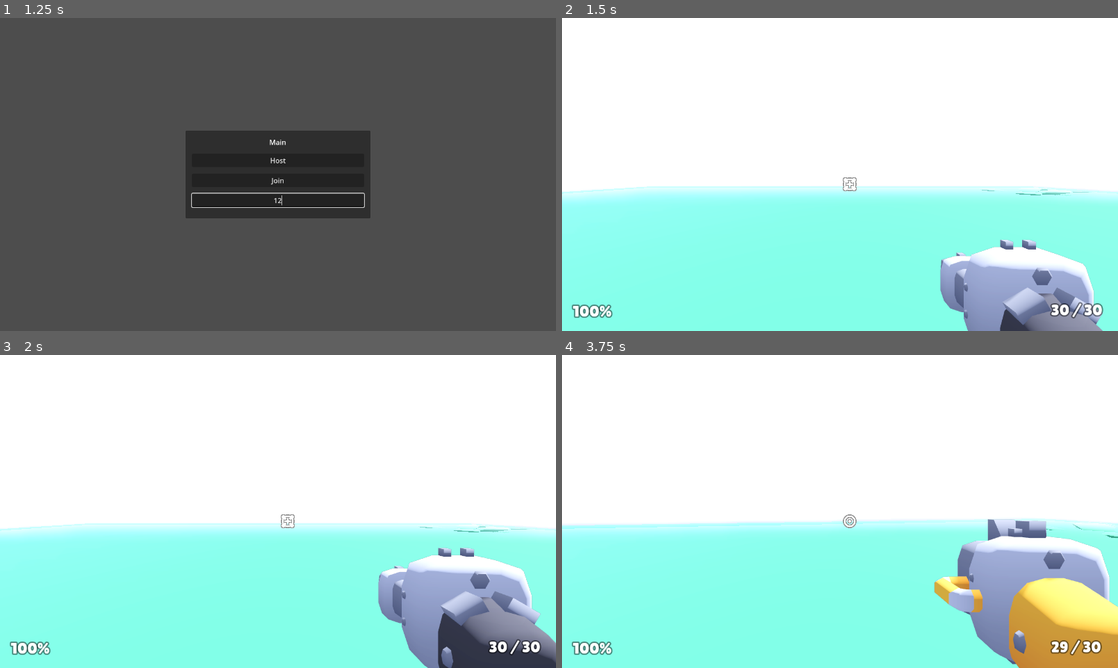
Above: before the commit, frames 1-4 (two rows, left to right).
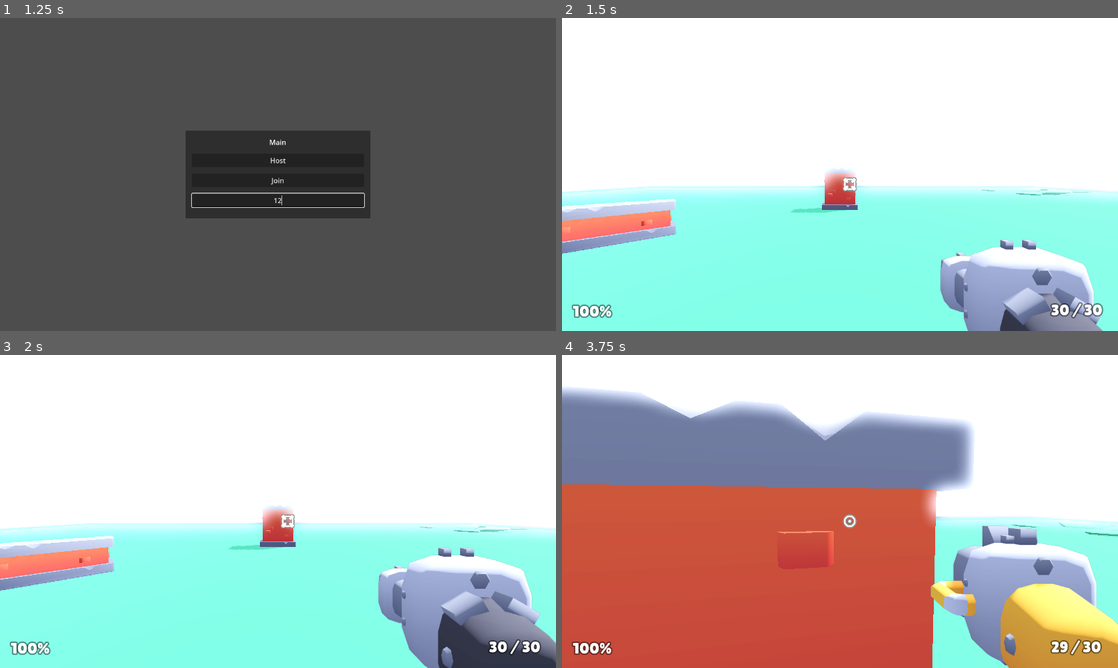
Above: after the commit, the same moments.

Repository: maidangkhanh/Blasher
Game: Godot game, scene res://scenes/main.tscn
Two runs of this game, one before a commit and one after it. Both use one fixed random seed, a clock stepped at 60 frames per second and the inputs below.
Inputs (mouse positions are in pixels of both pictures, inside the frame that each line leads up to):
- Up to frame 1 (1.25 s): click (278, 199) at 0.52 s; type "12" at 0.6 s
- Up to frame 2 (1.5 s): click "Host" at 1.25 s
- Up to frame 3 (2 s): no input
- Up to frame 4 (3.75 s): tap Enter at 2 s; move the mouse to (867, 511) at 2.02 s; hold W (move_forward) from 2.03 s (still down); click (867, 511) at 2.1 s; tap Space (jump) at 2.27, 3.02 s; move the mouse to (812, 511) at 2.77 s; tap E (weapon_toggle) at 2.85 s; move the mouse to (851, 505) at 3.52 s; click (851, 505) at 3.6 s

Frame 1 is identical in both runs. In frame 2, 3.4% of the frame differs, in the area x 0-54%, y 48-76%; in frame 3, 3.4%; in frame 4, 63%, in the area x 0-100%, y 10-100%.

Commit message:
fix muzzle flash

Diff:
--- a/Starter-Kit-FPS-44334edba0bd0d6efa00fbe5c6fe5b5813655302/objects/player.gd
+++ b/Starter-Kit-FPS-44334edba0bd0d6efa00fbe5c6fe5b5813655302/objects/player.gd
@@ -112,11 +112,6 @@
 
 	previously_floored = is_on_floor()
 
-	# Falling/respawning
-
-	# TODO: fix handle death
-	# if position.y < -10:
-	# 	reset_scence()
 
 # Mouse movement
 func _input(event):
@@ -224,31 +219,7 @@
 		# Shoot the weapon, amount based on shot count
 		weapon.shoot()
 		ammo_update()
-		for n in weapon.shot_count:
-
-			raycast.target_position.x = randf_range(-weapon.spread, weapon.spread)
-			raycast.target_position.y = randf_range(-weapon.spread, weapon.spread)
-
-			raycast.force_raycast_update()
-
-			if !raycast.is_colliding(): continue # Don't create impact when raycast didn't hit
-
-			var collider = raycast.get_collider()
-
-			# Hitting an enemy
-			if collider.has_method("damage"):
-				collider.damage.rpc(weapon.damage)
-
-			# Creating an impact animation
-			var impact = preload("res://objects/impact.tscn")
-			var impact_instance = impact.instantiate()
-
-			impact_instance.play("shot")
-
-			get_tree().root.add_child(impact_instance)
-
-			impact_instance.position = raycast.get_collision_point() + (raycast.get_collision_normal() / 10)
-			impact_instance.look_at(camera.global_transform.origin, Vector3.UP, true)
+#
 
 # Toggle between available weapons (listed in 'weapons')
 func action_weapon_toggle():
--- a/Starter-Kit-FPS-44334edba0bd0d6efa00fbe5c6fe5b5813655302/objects/player.tscn
+++ b/Starter-Kit-FPS-44334edba0bd0d6efa00fbe5c6fe5b5813655302/objects/player.tscn
@@ -92,7 +92,8 @@
 visible = false
 
 [node name="MuzzleFlash" type="AnimatedSprite3D" parent="Head/Camera"]
-transform = Transform3D(1, 0, 0, 0, 1, 0, 0, 0, 1, 0.50461, -0.258171, -0.699283)
+transform = Transform3D(1, 0, 0, 0, 1, 0, 0, 0, 1, 0.505, -0.258, -0.7)
+visible = false
 sprite_frames = ExtResource("4_m6ukc")
 frame = 2
 frame_progress = 1.0
--- a/Starter-Kit-FPS-44334edba0bd0d6efa00fbe5c6fe5b5813655302/scenes/main.tscn
+++ b/Starter-Kit-FPS-44334edba0bd0d6efa00fbe5c6fe5b5813655302/scenes/main.tscn
@@ -1,10 +1,12 @@
-[gd_scene load_steps=10 format=3 uid="uid://dxvvlck8lej3f"]
+[gd_scene load_steps=12 format=3 uid="uid://dxvvlck8lej3f"]
 
 [ext_resource type="Script" path="res://scenes/main.gd" id="1_lohhv"]
 [ext_resource type="Environment" uid="uid://jvmpkdwaeaq" path="res://scenes/main-environment.tres" id="1_q8fpv"]
 [ext_resource type="Script" path="res://scripts/hud.gd" id="2_hgkro"]
 [ext_resource type="FontFile" uid="uid://biqtga8moh7ah" path="res://fonts/lilita_one_regular.ttf" id="3_ywv7x"]
+[ext_resource type="PackedScene" uid="uid://r7rt7pth4u7o" path="res://objects/wall_low.tscn" id="6_lejwk"]
 [ext_resource type="PackedScene" uid="uid://bvx5cvigosg0s" path="res://objects/platform_large_grass.tscn" id="7_wggef"]
+[ext_resource type="PackedScene" uid="uid://c71evdjblk5wp" path="res://objects/wall_high.tscn" id="7_yyawa"]
 
 [sub_resource type="LabelSettings" id="LabelSettings_hjpmg"]
 font = ExtResource("3_ywv7x")
@@ -182,6 +184,30 @@
 [node name="platform-large-grass" parent="Level" instance=ExtResource("7_wggef")]
 transform = Transform3D(10, 0, 0, 0, 1, 0, 0, 0, 10, 0, -0.5, 0)
 
+[node name="wall-low" parent="Level" instance=ExtResource("6_lejwk")]
+transform = Transform3D(1, 0, 0, 0, 1, 0, 0, 0, 1, -11, 0, 0)
+
+[node name="wall-low5" parent="Level" instance=ExtResource("6_lejwk")]
+transform = Transform3D(0.707107, 0, 0.707107, 0, 1, 0, -0.707107, 0, 0.707107, -5, 0, -4)
+
+[node name="wall-low6" parent="Level" instance=ExtResource("6_lejwk")]
+transform = Transform3D(0.707107, 0, 0.707107, 0, 1, 0, -0.707107, 0, 0.707107, 5, 0, 4)
+
+[node name="wall-low2" parent="Level" instance=ExtResource("6_lejwk")]
+transform = Transform3D(1, 0, 0, 0, 1, 0, 0, 0, 1, -16, 0, 0)
+
+[node name="wall-low3" parent="Level" instance=ExtResource("6_lejwk")]
+transform = Transform3D(1, 0, 0, 0, 1, 0, 0, 0, 1, 16, 0, 0)
+
+[node name="wall-low4" parent="Level" instance=ExtResource("6_lejwk")]
+transform = Transform3D(1, 0, 0, 0, 1, 0, 0, 0, 1, 11, 0, 0)
+
+[node name="wall-high" parent="Level" instance=ExtResource("7_yyawa")]
+transform = Transform3D(1, 0, 0, 0, 1, 0, 0, 0, 1, 0, 0, 8)
+
+[node name="wall-high2" parent="Level" instance=ExtResource("7_yyawa")]
+transform = Transform3D(1, 0, 0, 0, 1, 0, 0, 0, 1, 0, 0, -8)
+
 [node name="Decoration" type="Node" parent="."]
 
 [node name="Players" type="Node" parent="."]
--- a/Starter-Kit-FPS-44334edba0bd0d6efa00fbe5c6fe5b5813655302/scenes/single_play.gd
+++ b/Starter-Kit-FPS-44334edba0bd0d6efa00fbe5c6fe5b5813655302/scenes/single_play.gd
@@ -1,23 +1,19 @@
 extends Node3D
 
-const PLAYER = preload("res://objects/player.tscn")
-const PORT = 9999
-var enet_peer = ENetMultiplayerPeer.new()
+@onready var hud = $CanvasLayer/HUD
+@onready var player = $Player
 
 # Called when the node enters the scene tree for the first time.
 func _ready():
-	pass
+	connect_signals(player)
 
 # Called every frame. 'delta' is the elapsed time since the previous frame.
 func _process(delta):
 	pass
 
-func add_player(peer_id):
-	var player = PLAYER.instantiate()
-	player.name = str(peer_id)
-	add_child(player)
-
-func remove_player(peer_id):
-	var player =  get_node_or_null(str(peer_id))
-	if player:
-		player.queue_free()
+func connect_signals(node:Player):
+		node.ammo_updated.connect(hud._on_player_ammo_updated)
+		node.reloading_start.connect(hud._on_player_reloading_start)
+		node.reloading_finish.connect(hud._on_player_reloading_finish)
+		node.reload_interupt.connect(hud._on_player_reload_interupt)
+		node.health_updated.connect(hud._on_player_health_updated)
--- a/Starter-Kit-FPS-44334edba0bd0d6efa00fbe5c6fe5b5813655302/scenes/single_play.tscn
+++ b/Starter-Kit-FPS-44334edba0bd0d6efa00fbe5c6fe5b5813655302/scenes/single_play.tscn
@@ -8,6 +8,26 @@
 [ext_resource type="PackedScene" uid="uid://dpm3l05d7fu35" path="res://objects/platform.tscn" id="4_jfxdf"]
 [ext_resource type="PackedScene" uid="uid://c71evdjblk5wp" path="res://objects/wall_high.tscn" id="5_xhsyh"]
 [ext_resource type="PackedScene" uid="uid://bvx5cvigosg0s" path="res://objects/platform_large_grass.tscn" id="6_k5v7i"]
+[ext_resource type="Script" path="res://scripts/hud.gd" id="9_rdtmw"]
+[ext_resource type="FontFile" uid="uid://biqtga8moh7ah" path="res://fonts/lilita_one_regular.ttf" id="10_wywv7"]
+
+[sub_resource type="LabelSettings" id="LabelSettings_hsifr"]
+font = ExtResource("10_wywv7")
+font_size = 36
+outline_size = 12
+outline_color = Color(0, 0, 0, 0.470588)
+
+[sub_resource type="LabelSettings" id="LabelSettings_w1h1l"]
+font = ExtResource("10_wywv7")
+font_size = 36
+outline_size = 12
+outline_color = Color(0, 0, 0, 0.470588)
+
+[sub_resource type="StyleBoxFlat" id="StyleBoxFlat_ts50e"]
+bg_color = Color(0, 0, 0, 0.705882)
+
+[sub_resource type="StyleBoxFlat" id="StyleBoxFlat_jgmxn"]
+bg_color = Color(0, 1, 0, 1)
 
 [node name="Single Play" type="Node3D"]
 script = ExtResource("1_ra4gc")
@@ -87,3 +107,100 @@
 [node name="MultiplayerSpawner" type="MultiplayerSpawner" parent="."]
 _spawnable_scenes = PackedStringArray("res://objects/player.tscn")
 spawn_path = NodePath("..")
+
+[node name="CanvasLayer" type="CanvasLayer" parent="."]
+
+[node name="HUD" type="Control" parent="CanvasLayer"]
+layout_mode = 3
+anchors_preset = 0
+offset_right = 40.0
+offset_bottom = 40.0
+script = ExtResource("9_rdtmw")
+
+[node name="Health" type="Label" parent="CanvasLayer/HUD"]
+layout_mode = 1
+anchors_preset = 8
+anchor_left = 0.5
+anchor_top = 0.5
+anchor_right = 0.5
+anchor_bottom = 0.5
+offset_left = 5.0
+offset_top = 630.0
+offset_right = 95.0
+offset_bottom = 675.0
+grow_horizontal = 2
+grow_vertical = 2
+size_flags_horizontal = 0
+size_flags_vertical = 8
+text = "100%"
+label_settings = SubResource("LabelSettings_hsifr")
+vertical_alignment = 2
+
+[node name="Crosshair" type="TextureRect" parent="CanvasLayer/HUD"]
+layout_mode = 0
+offset_left = 640.0
+offset_top = 360.0
+offset_right = 640.0
+offset_bottom = 360.0
+scale = Vector2(0.35, 0.35)
+size_flags_horizontal = 4
+size_flags_vertical = 4
+
+[node name="Gun HUD" type="Control" parent="CanvasLayer/HUD"]
+anchors_preset = 0
+offset_right = 40.0
+offset_bottom = 40.0
+
+[node name="ReloadingText" type="Label" parent="CanvasLayer/HUD/Gun HUD"]
+visible = false
+layout_mode = 1
+anchors_preset = 8
+anchor_left = 0.5
+anchor_top = 0.5
+anchor_right = 0.5
+anchor_bottom = 0.5
+offset_left = 1088.0
+offset_top = 530.0
+offset_right = 1243.0
+offset_bottom = 575.0
+grow_horizontal = 2
+grow_vertical = 2
+text = "Reloading"
+label_settings = SubResource("LabelSettings_w1h1l")
+
+[node name="ReloadingBar" type="ProgressBar" parent="CanvasLayer/HUD/Gun HUD"]
+visible = false
+layout_mode = 1
+anchors_preset = 8
+anchor_left = 0.5
+anchor_top = 0.5
+anchor_right = 0.5
+anchor_bottom = 0.5
+offset_left = 1088.0
+offset_top = 580.0
+offset_right = 1243.0
+offset_bottom = 625.0
+grow_horizontal = 2
+grow_vertical = 2
+theme_override_styles/background = SubResource("StyleBoxFlat_ts50e")
+theme_override_styles/fill = SubResource("StyleBoxFlat_jgmxn")
+show_percentage = false
+
+[node name="Ammo" type="Label" parent="CanvasLayer/HUD/Gun HUD"]
+layout_mode = 1
+anchors_preset = 8
+anchor_left = 0.5
+anchor_top = 0.5
+anchor_right = 0.5
+anchor_bottom = 0.5
+offset_left = 1106.0
+offset_top = 630.0
+offset_right = 1225.0
+offset_bottom = 675.0
+grow_horizontal = 2
+grow_vertical = 2
+text = "30 / 30"
+label_settings = SubResource("LabelSettings_w1h1l")
+
+[node name="ReloadTimer" type="Timer" parent="CanvasLayer/HUD/Gun HUD"]
+one_shot = true
Not shown: 1 places in Starter-Kit-FPS-44334edba0bd0d6efa00fbe5c6fe5b5813655302/scenes/single_play.tscn that only renumber resources
